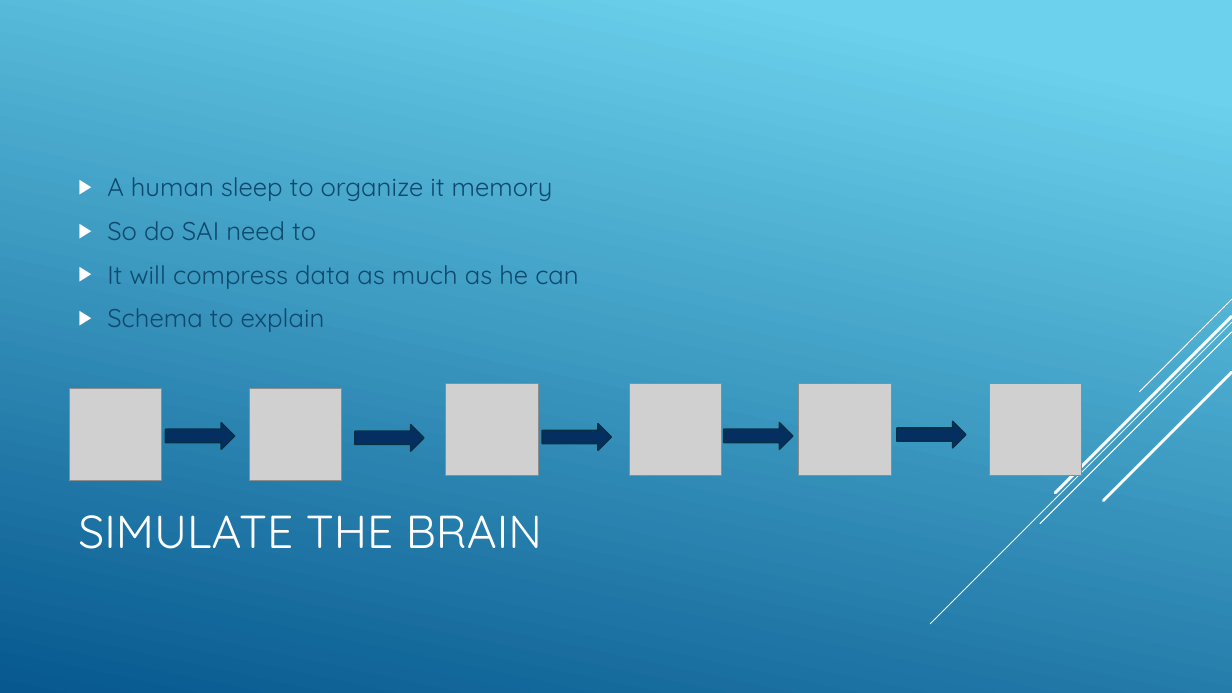
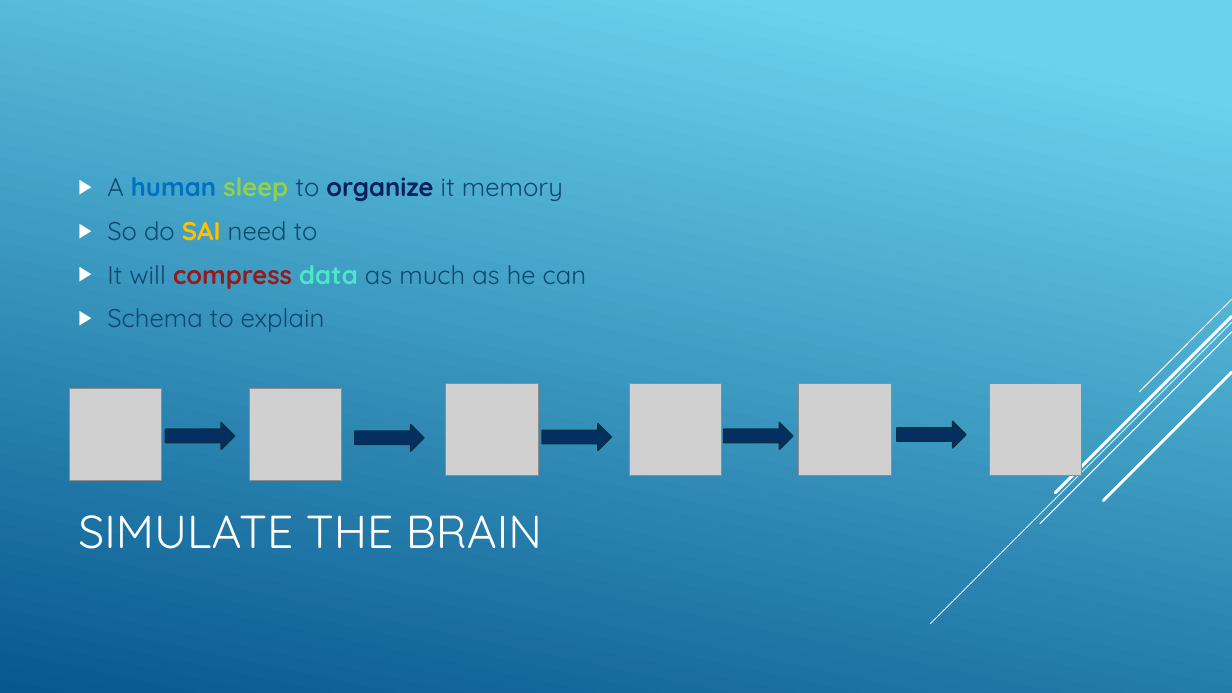
Before and after one commit to jnguyen1192/SIA, a slide deck: slide 8 of SAI_presentation.pptx. Drawn at 1232x693 pixels with LibreOffice and Linux fonts; fonts in the diff are those of the drawing; grey boxes stand for pictures. Boxes give left, top, right and bottom in pixels: in the first picture for what was removed or moved away, otherwise in the second. Text is boxed around its words. In the diff, an @@ line names an element or a change of style, - is before the commit and + after.

Commit message:
#12 Colors updated for sai sleep on issues slides

```diff
--- a/SAI_presentation.pptx
+++ b/SAI_presentation.pptx
@@ text at (x1=107, y1=177, x2=587, y2=289): text colour #0F496F to #0070C0 in "human"; text colour #0F496F to #92D050 in "sleep"; text colour #0F496F to #002060 in "organize"; bold on in "human sleep organize", "SAI", "compress data"; text colour #0F496F to #FFC000 in "SAI"; text colour #0F496F to #941A1B in "compress"; text colour #0F496F to #4BE7C8 in "data" @@
```
